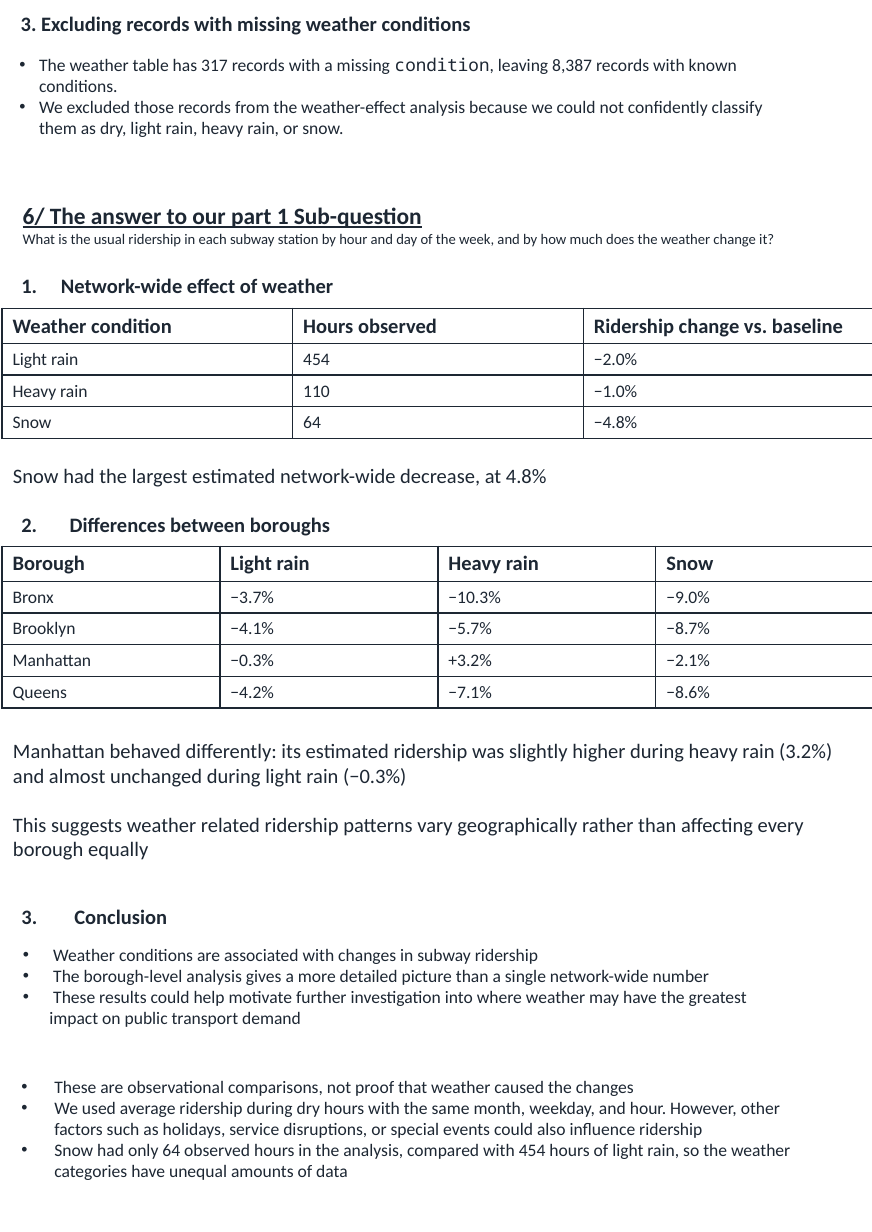
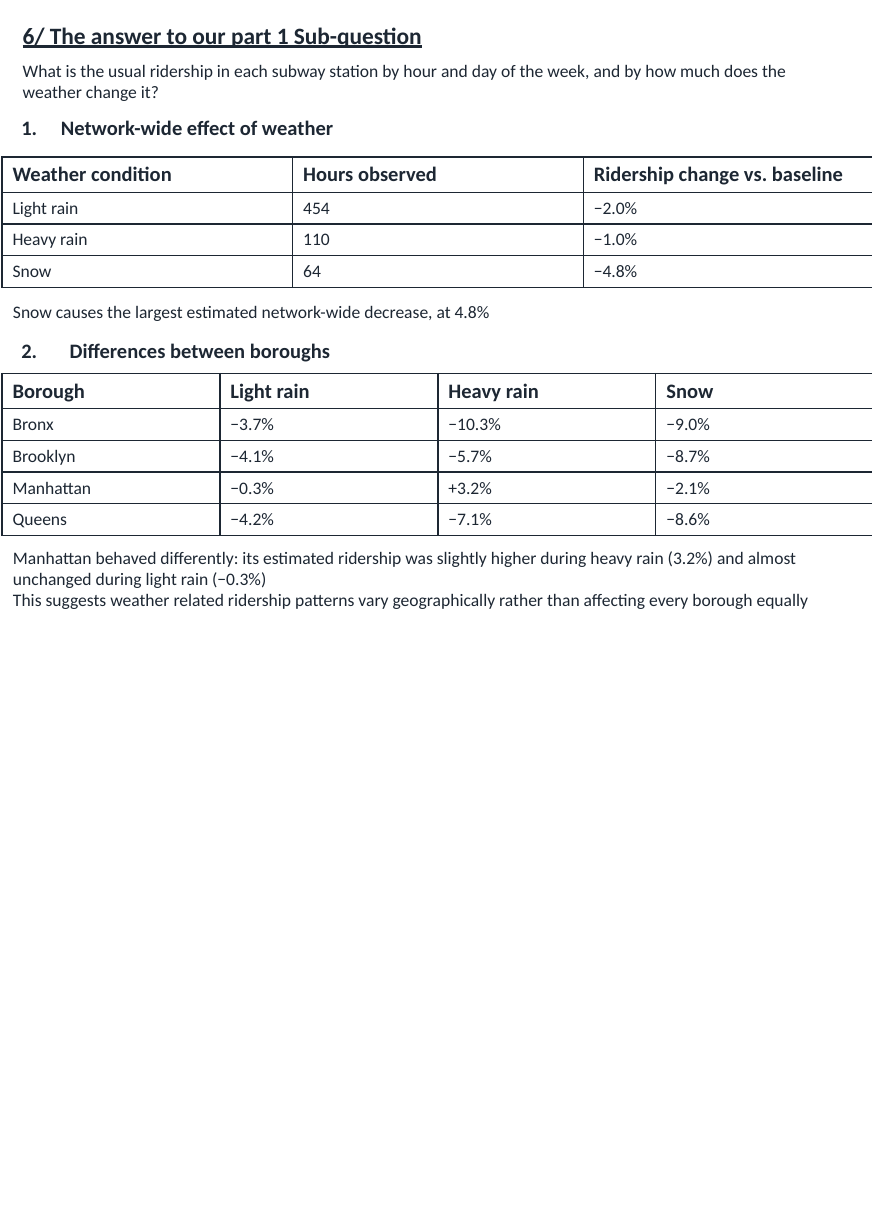
Before and after one commit to oussama-sbaa1/DPA_Project_NYC_SUBWAY, a slide deck: slide 4 of report/NYC_Subway_Part1_Delivrable_Report_V2.pptx. Drawn at 872x1232 pixels with LibreOffice and Linux fonts; fonts in the diff are those of the drawing. Boxes give left, top, right and bottom in pixels: in the first picture for what was removed or moved away, otherwise in the second. Text is boxed around its words. In the diff, an @@ line names an element or a change of style, - is before the commit and + after.

```diff
--- a/report/NYC_Subway_Part1_Delivrable_Report_V2.pptx
+++ b/report/NYC_Subway_Part1_Delivrable_Report_V2.pptx
@@ text "6/ The answer to our ...": place and size @@
-text "6/ The answer to our ..." at (23, 207, 422, 228)
+text "6/ The answer to our ..." at (23, 27, 422, 48)
@@ text removed at (21, 16, 471, 35) @@
-3. Excluding records with missing weather conditions
@@ text "What is the usual ridership ...": place and size @@
-text "What is the usual ridership ..." at (23, 234, 774, 247)
+text "What is the usual ridership ..." at (23, 64, 786, 101)
@@ text "What is the usual ridership ..." at (23, 64, 786, 101): size 10 to 12 pt @@
@@ text removed at (39, 57, 763, 137) @@
-• The weather table has 317 records with a missing condition, leaving 8,387 records with known conditions.
-• We excluded those records from the weather-effect analysis because we could not confidently classify them as dry, light rain, heavy rain, or snow.
@@ text "Network-wide effect of weather": place and size @@
-text "Network-wide effect of weather" at (61, 278, 333, 293)
+text "Network-wide effect of weather" at (61, 120, 333, 135)
@@ table: place and size @@
-table at (2, 308, 872, 438)
+table at (2, 157, 872, 287)
@@ text at (13, 305, 490, 321): text changed; size 14 to 12 pt @@
-Snow had the largest estimated network-wide decrease, at 4.8%
+Snow causes the largest estimated network-wide decrease, at 4.8%
@@ text "2. Differences between boroughs": place and size @@
-text "2. Differences between boroughs" at (21, 517, 330, 536)
+text "2. Differences between boroughs" at (21, 343, 330, 362)
@@ table: place and size @@
-table at (2, 546, 872, 708)
+table at (2, 373, 872, 535)
@@ text "Manhattan behaved differently: its estimated ...": place and size @@
-text "Manhattan behaved differently: its estimated ..." at (13, 743, 832, 860)
+text "Manhattan behaved differently: its estimated ..." at (13, 551, 809, 609)
@@ text "Manhattan behaved differently: its estimated ..." at (13, 551, 809, 609): size 14 to 12 pt @@
@@ text removed at (21, 909, 167, 924) @@
-3. Conclusion
@@ text removed at (49, 948, 747, 1027) @@
-• Weather conditions are associated with changes in subway ridership
-• The borough-level analysis gives a more detailed picture than a single network-wide number
-• These results could help motivate further investigation into where weather may have the greatest impact on public transport demand
@@ text removed at (54, 1080, 790, 1180) @@
-• These are observational comparisons, not proof that weather caused the changes
-• We used average ridership during dry hours with the same month, weekday, and hour. However, other factors such as holidays, service disruptions, or special events could also influence ridership
-• Snow had only 64 observed hours in the analysis, compared with 454 hours of light rain, so the weather categories have unequal amounts of data
```
Also in this commit, not shown: 2 other slides changed.
